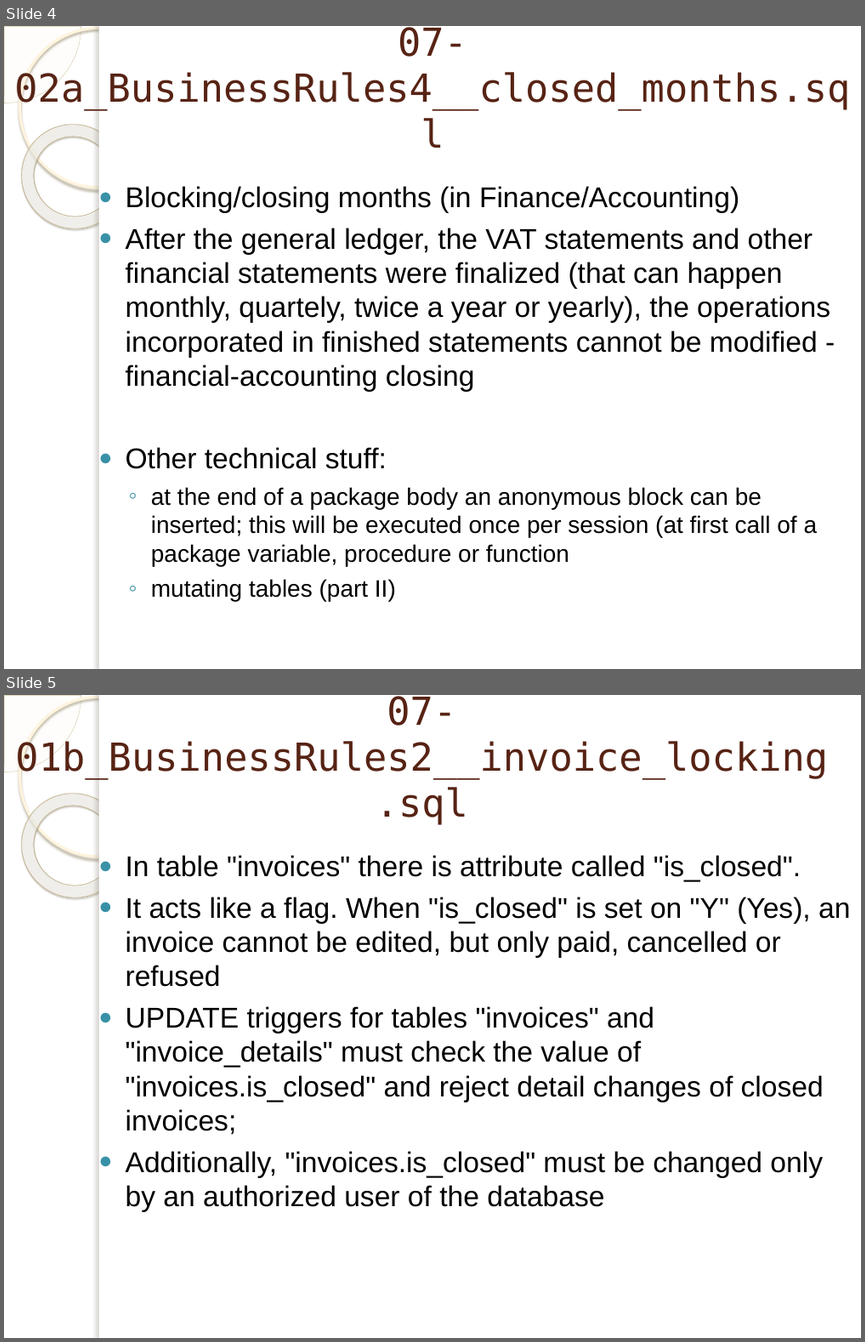
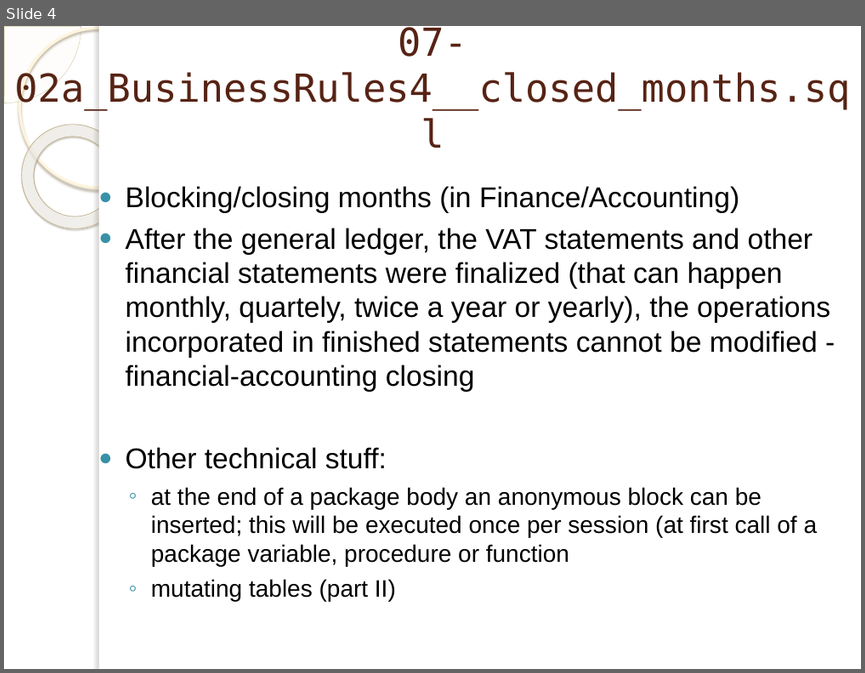
Before and after one commit to marinfotache/Database-Logic-in-Business-Applications, a slide deck: 07_Business Rules with PL SQL/07-02_en_Business Rules with PL SQL (2).pptx. Shown one above the other, each under a label of ours: slides 4 and 5 before the commit, slide 4 after it. The pictures are 865x1342 and 865x673 pixels, drawn with LibreOffice and Linux fonts; fonts in the diff are those of the drawing; background and template pictures are left out. Boxes give left, top, right and bottom in pixels: in the first picture for what was removed or moved away, otherwise in the second. Text is boxed around its words. In the diff, an @@ line names an element or a change of style, - is before the commit and + after.

```diff
--- a/07_Business Rules with PL SQL/07-02_en_Business Rules with PL SQL (2).pptx
+++ b/07_Business Rules with PL SQL/07-02_en_Business Rules with PL SQL (2).pptx
@@ slide 5 removed at bbox=[4, 695, 861, 1338], background picture (left out); not listed: 5 template elements that a slide beside it also shows @@
@@ title removed at bbox=[15, 696, 828, 825] @@
-07-01b_BusinessRules2__invoice_locking.sql
@@ text removed at bbox=[126, 855, 850, 1212] @@
-● In table "invoices" there is attribute called "is_closed".
-● It acts like a flag. When "is_closed" is set on "Y" (Yes), an invoice cannot be edited, but only paid, cancelled or refused
-● UPDATE triggers for tables "invoices" and "invoice_details" must check the value of "invoices.is_closed" and reject detail changes of closed invoices;
-● Additionally, "invoices.is_closed" must be changed only by an authorized user of the database
```
Also in this commit, not shown: 1 slide added, 1 other slide removed, 1 other file.
